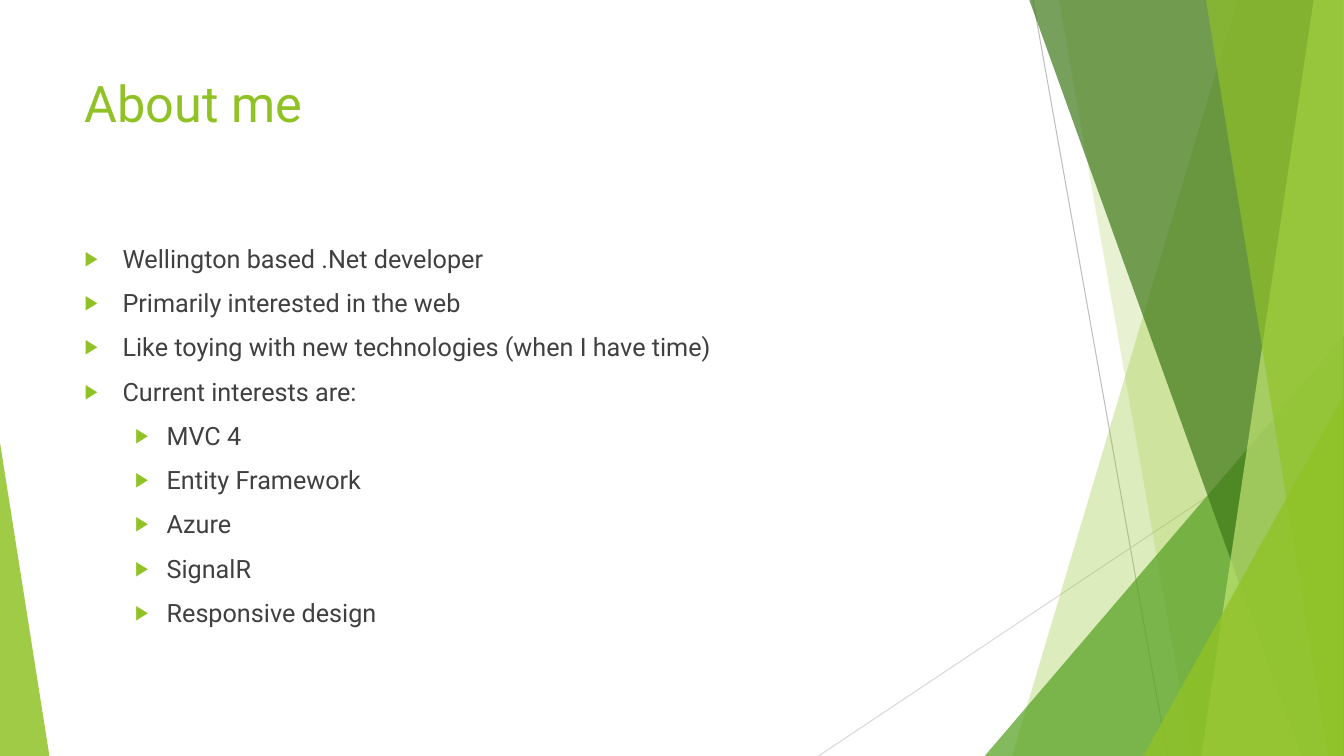
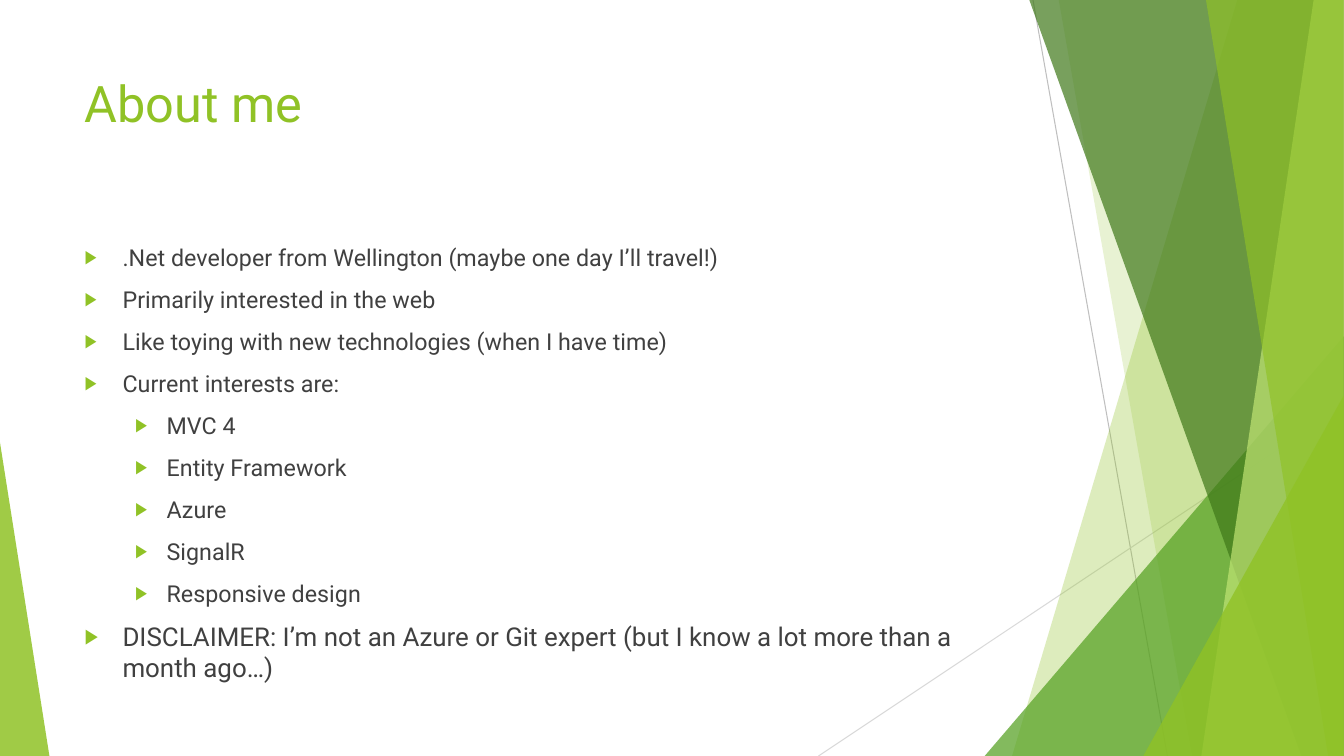
Before and after one commit to phillee007/youconf, a slide deck: slide 2 of The CodeProject Windows Azure Developer Contest.pptx. Drawn at 1344x756 pixels with LibreOffice and Linux fonts; fonts in the diff are those of the drawing. Boxes give left, top, right and bottom in pixels: in the first picture for what was removed or moved away, otherwise in the second. Text is boxed around its words. In the diff, an @@ line names an element or a change of style, - is before the commit and + after.

```diff
--- a/The CodeProject Windows Azure Developer Contest.pptx
+++ b/The CodeProject Windows Azure Developer Contest.pptx
@@ text at bbox=[123, 247, 718, 271]: text changed; size 18 to 16.6 pt @@
-▶ Wellington based .Net developer
+▶ .Net developer from Wellington (maybe one day I’ll travel!)
@@ text at bbox=[123, 290, 667, 607]: size 18 to 16.6 pt in "Primarily interested in the web", "Like toying with new technologies (when I ...", "Current interests are:", "MVC 4" and 4 more places @@
@@ text at bbox=[123, 625, 951, 683]: paragraph added @@
+▶ DISCLAIMER: I’m not an Azure or Git expert (but I know a lot more than a month ago…)
```
Also in this commit, not shown: 1 other slide changed, 13 slides added.
